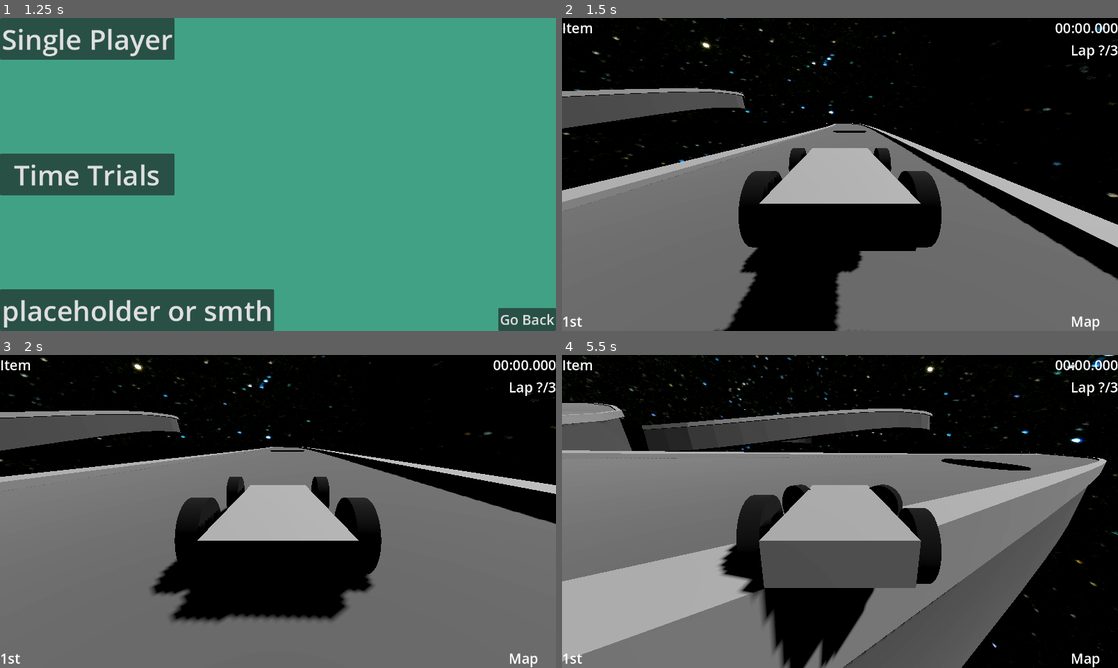
Above: before the commit, frames 1-4 (two rows, left to right).
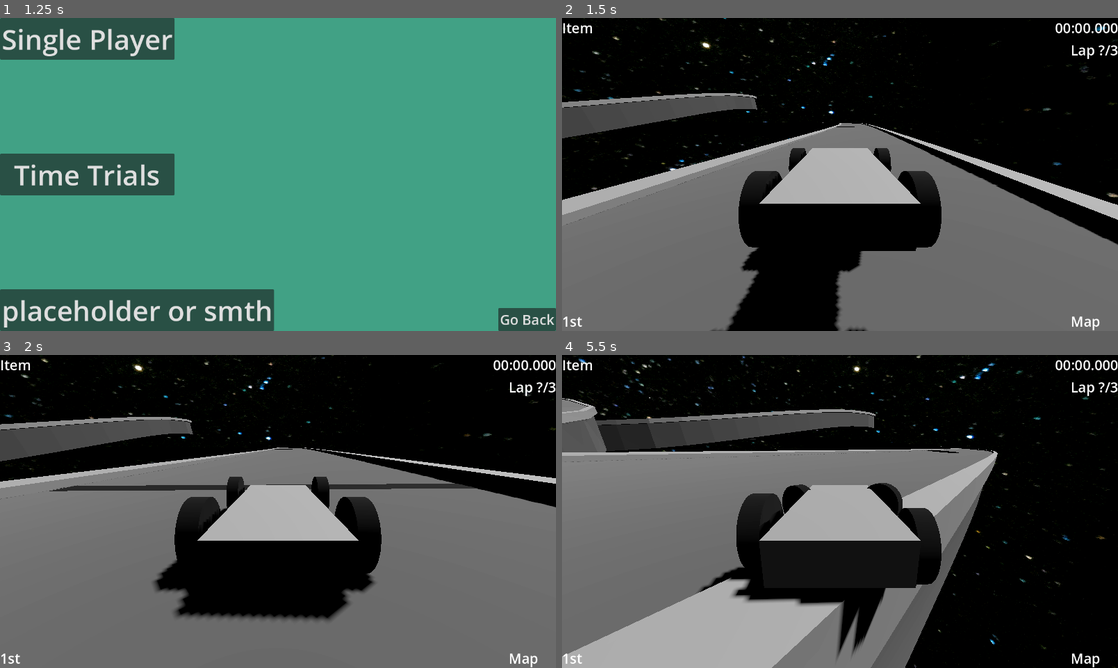
Above: after the commit, the same moments.

Repository: worcestertechnicalhighschool/kart-racer-origin
Game: Godot game, scene res://scenes/ui_scenes/title_screen.tscn
Same seed, same stepped clock (60 frames per second), same inputs: the game is played once before the commit and once after it.
Inputs:
- Up to frame 1 (1.25 s): click "Single Player" at 0.5 s
- Up to frame 2 (1.5 s): click "Single Player" at 1.25 s
- Up to frame 3 (2 s): no input
- Up to frame 4 (5.5 s): hold D (right) 2.03-2.78 s; hold Shift (drift) 2.03-2.78 s; hold S (backward) 2.78-3.53 s; tap Shift (drift) at 2.85, 4.35 s; hold D (right) 3.53-4.28 s; hold Shift (drift) 3.53-4.28 s; hold W (forward) 4.28-5.03 s; hold A (left) from 5.03 s (still down); hold Shift (drift) from 5.03 s (still down)

Frame 1 is identical in both runs. In frame 2, 9.5% of the frame differs, in the area x 0-100%, y 22-100%; in frame 3, 7.4%; in frame 4, 37%, in the area x 0-100%, y 0-100%.

Commit message:
add start line mesh to curve_test.tscn

Diff:
--- a/scenes/map_scenes/curve_test.tscn
+++ b/scenes/map_scenes/curve_test.tscn
@@ -27,6 +27,15 @@
 albedo_color = Color(0.325441, 0.325441, 0.325441, 1)
 
 [sub_resource type="WorldBoundaryShape3D" id="WorldBoundaryShape3D_lac0i"]
+
+[sub_resource type="PlaneMesh" id="PlaneMesh_lmvoh"]
+
+[sub_resource type="StandardMaterial3D" id="StandardMaterial3D_hyfmd"]
+albedo_color = Color(0.114897, 0.114897, 0.114897, 1)
+metallic = 0.47
+
+[sub_resource type="ConvexPolygonShape3D" id="ConvexPolygonShape3D_x5nv1"]
+points = PackedVector3Array(1.01587, 0.015873, 1.01587, -1.01587, -0.015873, -1.01587, -1.01587, 0.015873, -1.01587, 1.01587, -0.015873, -1.01587, -1.01587, -0.015873, 1.01587, -1.01587, 0.015873, 1.01587, 1.01587, 0.015873, -1.01587, 1.01587, -0.015873, 1.01587)
 
 [node name="CurveTest" type="Node3D"]
 
@@ -92,6 +101,7 @@
 [node name="AudioStreamPlayer" type="AudioStreamPlayer" parent="."]
 autoplay = true
 mix_target = 1
+bus = &"Music"
 
 [node name="Area3D" type="Area3D" parent="."]
 transform = Transform3D(1, 0, 0, 0, 1, 0, 0, 0, 1, 0, -11.2032, 0)
@@ -100,11 +110,23 @@
 shape = SubResource("WorldBoundaryShape3D_lac0i")
 
 [node name="Car" parent="." instance=ExtResource("1_rflty")]
-transform = Transform3D(-0.933799, 0, -0.357798, 0, 1, 0, 0.357798, 0, -0.933799, 346.556, 19.2852, 253.088)
+transform = Transform3D(-0.933799, 0, -0.357798, 0, 1, 0, 0.357798, 0, -0.933799, 353.664, 19.2852, 283.364)
 mass = 100.0
 gravity_scale = 1.5
 
 [node name="Obstacles" type="Node3D" parent="."]
 
 [node name="Oil" parent="Obstacles" instance=ExtResource("3_85lhp")]
-transform = Transform3D(9, 0, 0, 0, 9, 0, 0, 0, 9, 330.275, 17.0421, 203.032)
+transform = Transform3D(9, 0, 0, 0, 9, 0, 0, 0, 9, 323.1, 17.0421, 197.287)
+
+[node name="Start Line" type="RigidBody3D" parent="."]
+transform = Transform3D(0.924626, 0, 0.380877, 0, 1, 0, -0.380877, 0, 0.924626, 370.894, -0.0969887, 284.317)
+
+[node name="MeshInstance3D" type="MeshInstance3D" parent="Start Line"]
+transform = Transform3D(8, 0, -1.32455e-08, 0, 1, 0, 2.11928e-07, 0, 0.5, -15.561, 17.1795, -11.5886)
+mesh = SubResource("PlaneMesh_lmvoh")
+surface_material_override/0 = SubResource("StandardMaterial3D_hyfmd")
+
+[node name="CollisionShape3D" type="CollisionShape3D" parent="Start Line"]
+transform = Transform3D(1, 0, 0, 0, 1, 0, 0, 0, 1, -19.7655, 17.1795, -2.10855)
+shape = SubResource("ConvexPolygonShape3D_x5nv1")
Not shown, changed: assets/sounds/music/alden/auto/sng_auto.mp3.import
Not shown, changed: assets/sounds/music/alden/manufacturing/sng_manufacturing.mp3.import
Not shown, changed: assets/sounds/music/alden/manufacturing/sng_manufacturing_alt.mp3.import
Not shown, changed: assets/sounds/music/alden/welding/sng_welding.mp3.import
Not shown, changed: assets/sounds/music/alden/welding/sng_welding_alt.mp3.import
Not shown, changed: assets/sounds/music/allied/biotech/sng_biotech.mp3.import
Not shown, changed: assets/sounds/music/allied/biotech/sng_biotech_alt.mp3.import
Not shown, changed: assets/sounds/music/allied/enviornmental/sng_enviornmental.mp3.import
Not shown, changed: assets/sounds/music/coughlin/hvac/sng_hvac.mp3.import
Not shown, changed: assets/sounds/music/coughlin/hvac/sng_hvac_alt.mp3.import
Not shown, changed: assets/sounds/music/coughlin/hvac/sng_hvac_alt_bbm.mp3.import
Not shown, changed: assets/sounds/music/coughlin/painting/sng_painting.mp3.import
(and 9 more such lines)
